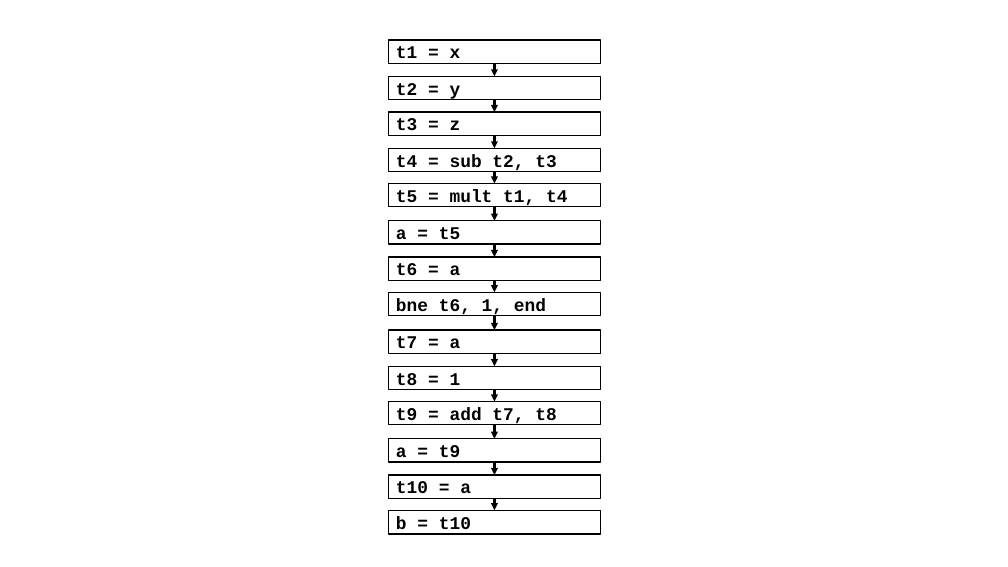
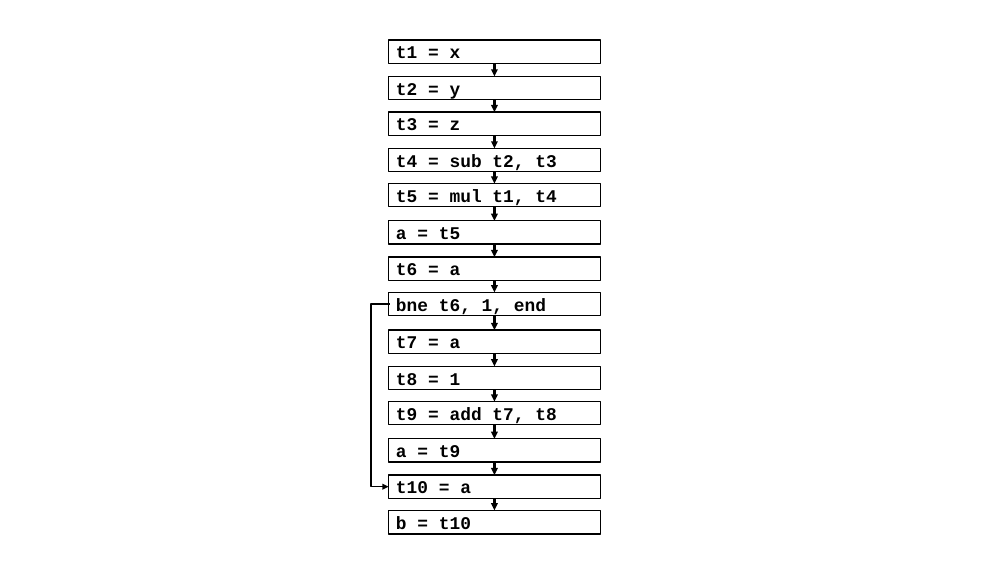
Before and after one commit to nivshani/compilation, a slide deck: slide 11 of slides/register_allocation.pptx (slide 7 before the commit). Drawn at 1008x567 pixels with LibreOffice and Linux fonts; fonts in the diff are those of the drawing. Boxes give left, top, right and bottom in pixels: in the first picture for what was removed or moved away, otherwise in the second. Text is boxed around its words. In the diff, an @@ line names an element or a change of style, - is before the commit and + after.

```diff
--- a/slides/register_allocation.pptx
+++ b/slides/register_allocation.pptx
@@ text in rectangle at box(396, 189, 556, 207): text changed @@
-t5 = mult t1, t4
+t5 = mul t1, t4
@@ elbow arrow added from (389, 304) to (389, 487), #000000 1.5 pt @@
```
Also in this commit, not shown: 37 other slides changed, 7 slides added, 3 slides removed, 1 other file.
